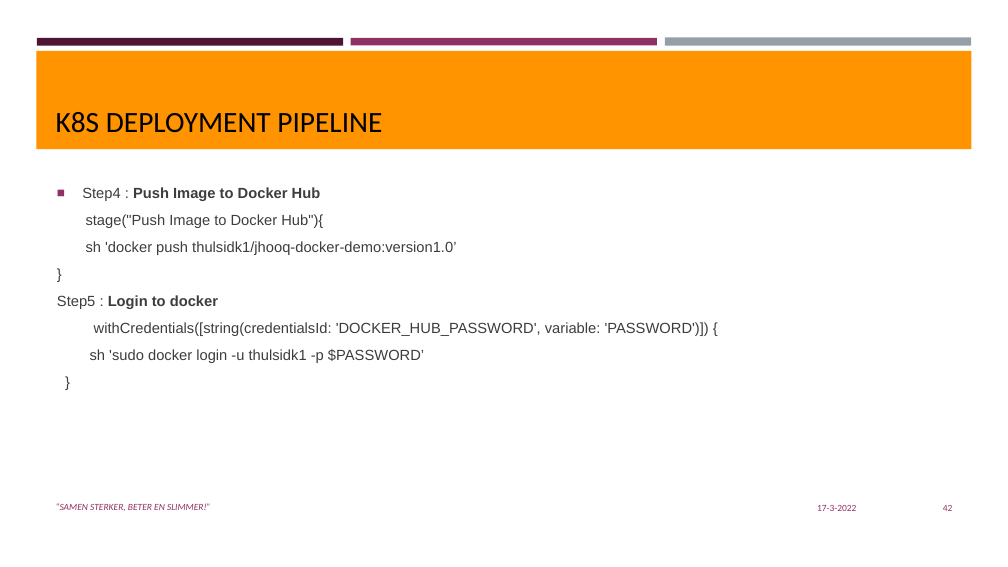
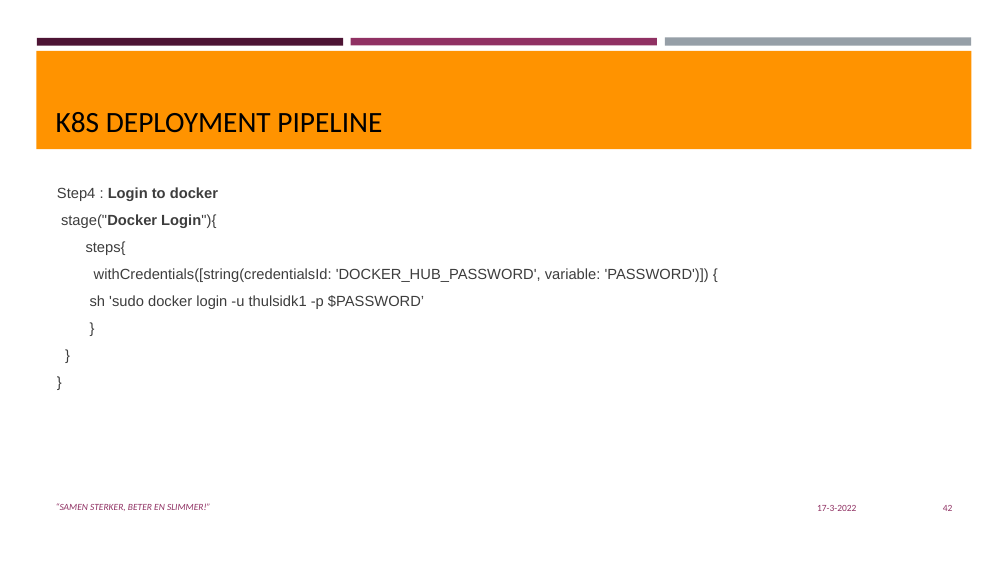
Before and after one commit to thulsidk1/k8s-jenkins-aws, a slide deck: slide 42 of Jenkins-Deploy-toK8S.pptx. Drawn at 1008x567 pixels with LibreOffice and Linux fonts; fonts in the diff are those of the drawing; background and template pictures are left out. Boxes give left, top, right and bottom in pixels: in the first picture for what was removed or moved away, otherwise in the second. Text is boxed around its words. In the diff, an @@ line names an element or a change of style, - is before the commit and + after.

```diff
--- a/Jenkins-Deploy-toK8S.pptx
+++ b/Jenkins-Deploy-toK8S.pptx
@@ text at <box>57,187,709,309</box>: paragraphs added @@
+}
+}
@@ text at <box>57,187,218,255</box>: text changed; bold on @@
-■ Step4 : Push Image to Docker Hub
-stage("Push Image to Docker Hub"){
-sh 'docker push thulsidk1/jhooq-docker-demo:version1.0’
-}
-Step5 : Login to docker
+Step4 : Login to docker
+stage("Docker Login"){
+steps{
```
Also in this commit, not shown: 9 other slides changed.
